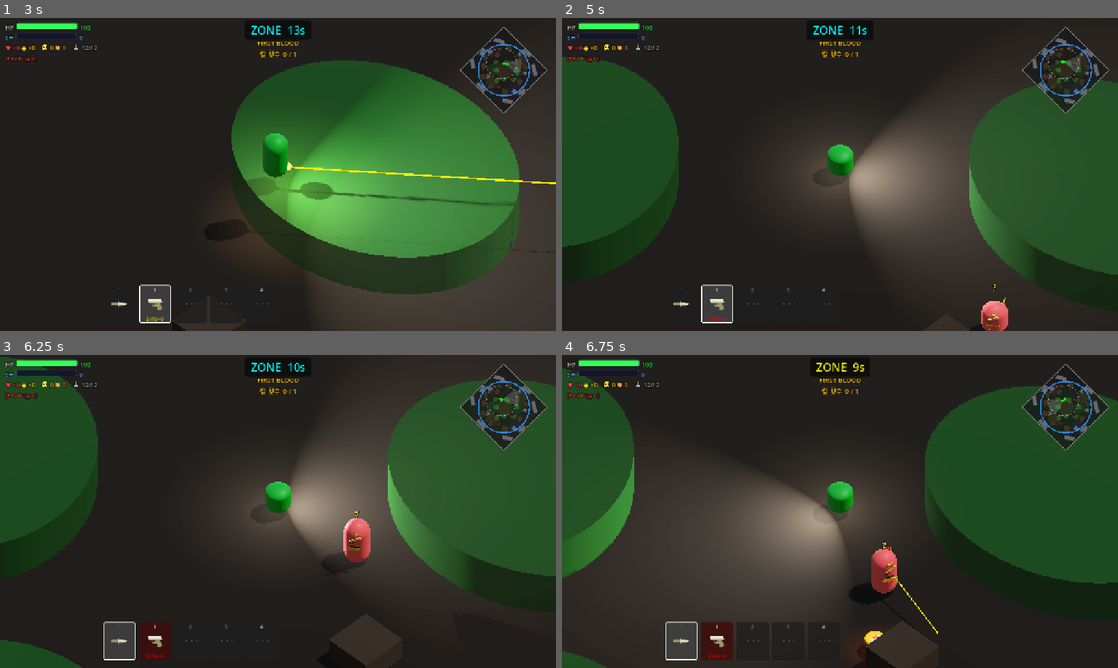
Above: before the commit, frames 1-4 (two rows, left to right).
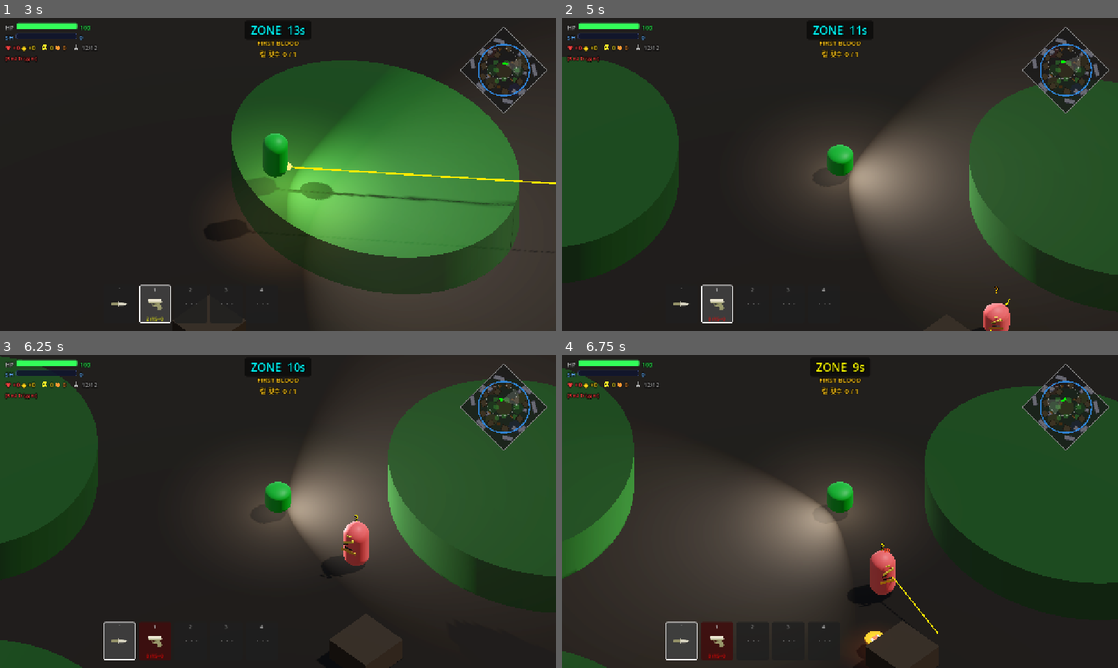
Above: after the commit, the same moments.

Repository: Kyulhee/battle-capsule
Game: Godot game, scene res://src/Main.tscn
The game is run twice, just before and just after one commit, with the same random seed, the same clock (stepped at 60 frames per second) and the same inputs.
Inputs (mouse positions are in pixels of both pictures, inside the frame that each line leads up to):
- Up to frame 1 (3 s): click "START MATCH" at 0.5 s; click "선택" at 1.25 s; tap Enter at 2 s; move the mouse to (250, 237) at 2.02 s; press the mouse at (250, 237) at 2.03 s; hold W (ui_up) from 2.03 s (still down); tap Space at 2.27 s; move the mouse to (444, 221) at 2.77 s; release the mouse at (444, 221) at 2.78 s; tap Q (heal) at 2.85 s; click (444, 221) at 2.92 s
- Up to frame 2 (5 s): tap Space at 3.02, 4.52 s; move the mouse to (673, 127) at 3.52 s; release W (ui_up) at 3.53 s; hold A (ui_left) from 3.53 s (still down); tap F (interact) at 3.6 s; click (673, 127) at 3.67 s; move the mouse to (867, 174) at 4.27 s; tap C at 4.35 s; click (867, 174) at 4.42 s
- Up to frame 3 (6.25 s): move the mouse to (194, 433) at 5.02 s; release A (ui_left) at 5.03 s; hold S (ui_down) 5.03-5.78 s; tap 1 at 5.1 s; click (194, 433) at 5.17 s; tap Space at 5.27, 6.02 s; move the mouse to (400, 495) at 5.77 s; hold D (ui_right) from 5.78 s (still down); tap 2 at 5.85 s; click (400, 495) at 5.92 s
- Up to frame 4 (6.75 s): move the mouse to (728, 527) at 6.52 s; release D (ui_right) at 6.53 s; hold W (ui_up) from 6.53 s (still down); tap 3 at 6.6 s; click (728, 527) at 6.67 s

Frame 1 is identical in both runs. In frame 2, 0.3% of the frame differs, in the area x 75-81%, y 85-100%; in frame 3, 0.3%, in the area x 61-67%, y 50-68%; in frame 4, 0.3%.

Commit message:
refactor: split artifact selection panel builder

Diff:
--- a/src/Main.gd
+++ b/src/Main.gd
@@ -64,6 +64,7 @@
 
 const HEAL_ADVANCED_ITEM = preload("res://src/items/heal_advanced_pickup.tres")
 const ArtifactCatalogScript = preload("res://src/core/ArtifactCatalog.gd")
+const ArtifactSelectionPanelBuilderScript = preload("res://src/ui/panels/ArtifactSelectionPanelBuilder.gd")
 const AssetCatalogScript = preload("res://src/core/AssetCatalog.gd")
 const DifficultySelectorBuilderScript = preload("res://src/ui/DifficultySelectorBuilder.gd")
 const GameConfigScript = preload("res://src/core/GameConfig.gd")
@@ -221,117 +222,30 @@
 	_show_artifact_select()
 
 func _show_artifact_select():
-	if _artifact_panel:
+	_close_artifact_panel()
+	var catalog = ArtifactCatalogScript.starting_artifacts(difficulty as int)
+	_artifact_panel = ArtifactSelectionPanelBuilderScript.show(
+		$CanvasLayer/Control,
+		catalog,
+		Callable(self, "_on_artifact_selected"),
+		Callable(self, "_on_artifact_skipped"),
+		Callable(self, "_apply_btn_style")
+	)
+
+func _on_artifact_selected(artifact: Dictionary):
+	_close_artifact_panel()
+	_pending_artifact = artifact
+	start_game()
+
+func _on_artifact_skipped():
+	_close_artifact_panel()
+	_pending_artifact = {}
+	start_game()
+
+func _close_artifact_panel():
+	if is_instance_valid(_artifact_panel):
 		_artifact_panel.queue_free()
-		_artifact_panel = null
-
-	var catalog = ArtifactCatalogScript.starting_artifacts(difficulty as int)
-
-	# Dim overlay
-	var overlay = ColorRect.new()
-	overlay.set_anchors_and_offsets_preset(Control.PRESET_FULL_RECT)
-	overlay.color = Color(0.0, 0.0, 0.0, 0.72)
-	overlay.mouse_filter = Control.MOUSE_FILTER_STOP
-	$CanvasLayer/Control.add_child(overlay)
-	_artifact_panel = overlay
-
-	var center = VBoxContainer.new()
-	center.set_anchors_and_offsets_preset(Control.PRESET_CENTER)
-	center.grow_horizontal = Control.GROW_DIRECTION_BOTH
-	center.grow_vertical = Control.GROW_DIRECTION_BOTH
-	center.add_theme_constant_override("separation", 18)
-	overlay.add_child(center)
-
-	var title = Label.new()
-	title.text = "아티팩트 선택"
-	title.horizontal_alignment = HORIZONTAL_ALIGNMENT_CENTER
-	title.add_theme_font_size_override("font_size", 24)
-	title.add_theme_color_override("font_color", Color(0.95, 0.95, 0.95))
-	title.add_theme_color_override("font_outline_color", Color.BLACK)
-	title.add_theme_constant_override("outline_size", 6)
-	center.add_child(title)
-
-	var sub = Label.new()
-	sub.text = "원하는 아티팩트를 골라 시작하세요"
-	sub.horizontal_alignment = HORIZONTAL_ALIGNMENT_CENTER
-	sub.add_theme_font_size_override("font_size", 13)
-	sub.add_theme_color_override("font_color", Color(0.60, 0.60, 0.60))
-	center.add_child(sub)
-
-	var card_row = HBoxContainer.new()
-	card_row.alignment = BoxContainer.ALIGNMENT_CENTER
-	card_row.add_theme_constant_override("separation", 14)
-	center.add_child(card_row)
-
-	for artifact in catalog:
-		card_row.add_child(_make_artifact_card(artifact))
-
-	var skip_btn = Button.new()
-	skip_btn.text = "선택하지 않기"
-	skip_btn.add_theme_font_size_override("font_size", 14)
-	skip_btn.custom_minimum_size = Vector2(150, 36)
-	_apply_btn_style(skip_btn)
-	skip_btn.pressed.connect(func():
-		_artifact_panel.queue_free(); _artifact_panel = null
-		_pending_artifact = {}
-		start_game()
-	)
-	center.add_child(skip_btn)
-
-func _make_artifact_card(artifact: Dictionary) -> Control:
-	var panel = PanelContainer.new()
-	panel.custom_minimum_size = Vector2(148, 168)
-	var ps = StyleBoxFlat.new()
-	ps.bg_color = Color(0.10, 0.12, 0.16, 0.96)
-	ps.border_color = artifact.get("color", Color.WHITE) * 0.75
-	ps.set_border_width_all(2)
-	ps.set_corner_radius_all(6)
-	ps.content_margin_left = 12; ps.content_margin_right = 12
-	ps.content_margin_top = 14;  ps.content_margin_bottom = 14
-	panel.add_theme_stylebox_override("panel", ps)
-
-	var vb = VBoxContainer.new()
-	vb.add_theme_constant_override("separation", 8)
-	panel.add_child(vb)
-
-	var name_lbl = Label.new()
-	name_lbl.text = artifact.get("label", "")
-	name_lbl.horizontal_alignment = HORIZONTAL_ALIGNMENT_CENTER
-	name_lbl.add_theme_font_size_override("font_size", 15)
-	name_lbl.add_theme_color_override("font_color", artifact.get("color", Color.WHITE))
-	name_lbl.add_theme_color_override("font_outline_color", Color.BLACK)
-	name_lbl.add_theme_constant_override("outline_size", 5)
-	vb.add_child(name_lbl)
-
-	var sep = HSeparator.new()
-	vb.add_child(sep)
-
-	for key in ["line1", "line2"]:
-		if artifact.has(key):
-			var lbl = Label.new()
-			lbl.text = artifact[key]
-			lbl.horizontal_alignment = HORIZONTAL_ALIGNMENT_CENTER
-			lbl.add_theme_font_size_override("font_size", 13)
-			lbl.add_theme_color_override("font_color", Color(0.82, 0.82, 0.82))
-			lbl.autowrap_mode = TextServer.AUTOWRAP_WORD_SMART
-			vb.add_child(lbl)
-
-	var spacer = Control.new()
-	spacer.size_flags_vertical = Control.SIZE_EXPAND_FILL
-	vb.add_child(spacer)
-
-	var pick_btn = Button.new()
-	pick_btn.text = "선택"
-	pick_btn.add_theme_font_size_override("font_size", 14)
-	_apply_btn_style(pick_btn)
-	pick_btn.pressed.connect(func():
-		_artifact_panel.queue_free(); _artifact_panel = null
-		_pending_artifact = artifact
-		start_game()
-	)
-	vb.add_child(pick_btn)
-
-	return panel
+	_artifact_panel = null
 
 func start_game():
 	current_state = GameState.PLAYING
--- /dev/null
+++ b/src/ui/panels/ArtifactSelectionPanelBuilder.gd
@@ -0,0 +1,127 @@
+class_name ArtifactSelectionPanelBuilder
+extends RefCounted
+
+static func show(
+	parent: Control,
+	catalog: Array,
+	on_selected: Callable,
+	on_skip: Callable,
+	apply_button_style: Callable
+) -> Control:
+	if not parent:
+		return null
+
+	var overlay = ColorRect.new()
+	overlay.set_anchors_and_offsets_preset(Control.PRESET_FULL_RECT)
+	overlay.color = Color(0.0, 0.0, 0.0, 0.72)
+	overlay.mouse_filter = Control.MOUSE_FILTER_STOP
+	parent.add_child(overlay)
+
+	var center = VBoxContainer.new()
+	center.set_anchors_and_offsets_preset(Control.PRESET_CENTER)
+	center.grow_horizontal = Control.GROW_DIRECTION_BOTH
+	center.grow_vertical = Control.GROW_DIRECTION_BOTH
+	center.add_theme_constant_override("separation", 18)
+	overlay.add_child(center)
+
+	var title = Label.new()
+	title.text = "아티팩트 선택"
+	title.horizontal_alignment = HORIZONTAL_ALIGNMENT_CENTER
+	title.add_theme_font_size_override("font_size", 24)
+	title.add_theme_color_override("font_color", Color(0.95, 0.95, 0.95))
+	title.add_theme_color_override("font_outline_color", Color.BLACK)
+	title.add_theme_constant_override("outline_size", 6)
+	center.add_child(title)
+
+	var sub = Label.new()
+	sub.text = "원하는 아티팩트를 골라 시작하세요"
+	sub.horizontal_alignment = HORIZONTAL_ALIGNMENT_CENTER
+	sub.add_theme_font_size_override("font_size", 13)
+	sub.add_theme_color_override("font_color", Color(0.60, 0.60, 0.60))
+	center.add_child(sub)
+
+	var card_row = HBoxContainer.new()
+	card_row.alignment = BoxContainer.ALIGNMENT_CENTER
+	card_row.add_theme_constant_override("separation", 14)
+	center.add_child(card_row)
+
+	for artifact in catalog:
+		card_row.add_child(_make_artifact_card(artifact, on_selected, apply_button_style))
+
+	var skip_btn = Button.new()
+	skip_btn.text = "선택하지 않기"
+	skip_btn.add_theme_font_size_override("font_size", 14)
+	skip_btn.custom_minimum_size = Vector2(150, 36)
+	if on_skip.is_valid():
+		skip_btn.pressed.connect(on_skip)
+	_call_if_valid(apply_button_style, skip_btn)
+	center.add_child(skip_btn)
+
+	return overlay
+
+static func _make_artifact_card(
+	artifact: Dictionary,
+	on_selected: Callable,
+	apply_button_style: Callable
+) -> Control:
+	var panel = PanelContainer.new()
+	panel.custom_minimum_size = Vector2(148, 168)
+	panel.add_theme_stylebox_override("panel", _card_style(artifact.get("color", Color.WHITE)))
+
+	var vbox = VBoxContainer.new()
+	vbox.add_theme_constant_override("separation", 8)
+	panel.add_child(vbox)
+
+	var name_lbl = Label.new()
+	name_lbl.text = artifact.get("label", "")
+	name_lbl.horizontal_alignment = HORIZONTAL_ALIGNMENT_CENTER
+	name_lbl.add_theme_font_size_override("font_size", 15)
+	name_lbl.add_theme_color_override("font_color", artifact.get("color", Color.WHITE))
+	name_lbl.add_theme_color_override("font_outline_color", Color.BLACK)
+	name_lbl.add_theme_constant_override("outline_size", 5)
+	vbox.add_child(name_lbl)
+
+	vbox.add_child(HSeparator.new())
+
+	for key in ["line1", "line2"]:
+		if artifact.has(key):
+			var lbl = Label.new()
+			lbl.text = artifact[key]
+			lbl.horizontal_alignment = HORIZONTAL_ALIGNMENT_CENTER
+			lbl.add_theme_font_size_override("font_size", 13)
+			lbl.add_theme_color_override("font_color", Color(0.82, 0.82, 0.82))
+			lbl.autowrap_mode = TextServer.AUTOWRAP_WORD_SMART
+			vbox.add_child(lbl)
+
+	var spacer = Control.new()
+	spacer.size_flags_vertical = Control.SIZE_EXPAND_FILL
+	vbox.add_child(spacer)
+
+	var pick_btn = Button.new()
+	pick_btn.text = "선택"
+	pick_btn.add_theme_font_size_override("font_size", 14)
+	var selected_artifact = artifact.duplicate(true)
+	if on_selected.is_valid():
+		pick_btn.pressed.connect(func():
+			on_selected.call(selected_artifact)
+		)
+	_call_if_valid(apply_button_style, pick_btn)
+	vbox.add_child(pick_btn)
+
+	return panel
+
+static func _card_style(color: Color) -> StyleBoxFlat:
+	var style = StyleBoxFlat.new()
+	style.bg_color = Color(0.10, 0.12, 0.16, 0.96)
+	style.border_color = color * 0.75
+	style.set_border_width_all(2)
+	style.set_corner_radius_all(6)
+	style.content_margin_left = 12
+	style.content_margin_right = 12
+	style.content_margin_top = 14
+	style.content_margin_bottom = 14
+	return style
+
+static func _call_if_valid(callable: Callable, arg: Variant) -> void:
+	if callable.is_valid():
+		callable.call(arg)
Not shown, changed: docs/ARCHITECTURE.md
Not shown, changed: docs/DEVLOG.md
Not shown, changed: docs/IMPACT_MAP.md
Not shown, changed: docs/MASTERPLAN.md
Not shown, changed: docs/devlog/v1.10.md
